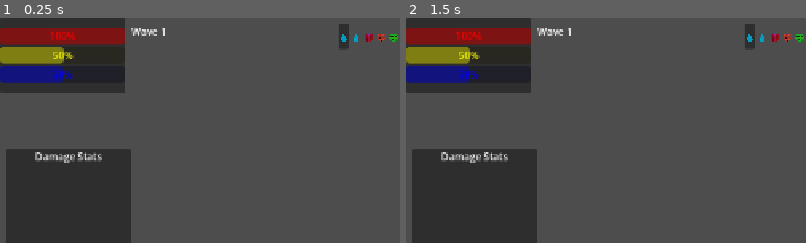
Above: before the commit, frames 1-2 (left to right).
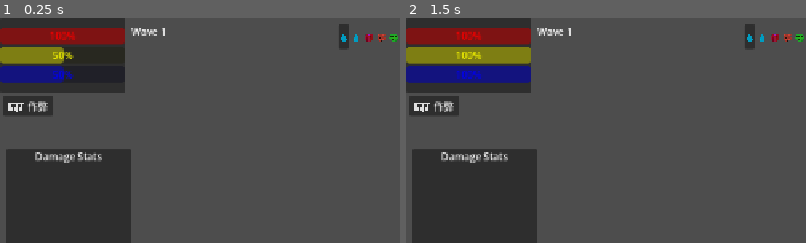
Above: after the commit, the same moments.

Repository: seekerzz/tower-html
Game: Godot game, scene res://src/Scenes/UI/MainGUI.tscn
Two runs of this game, one before a commit and one after it. Both use one fixed random seed, a clock stepped at 60 frames per second and the inputs below. The project has no main scene, so this scene is started directly.
Inputs (mouse positions are % of the whole screen's width and height, from its top left):
- Up to frame 1 (0.25 s): no input
- Up to frame 2 (1.5 s): click (4, 20) at 0.5 s, where only the run after the commit has a clickable "🛠️ 作弊"; tap Enter at 1.25 s; move the mouse to (72, 45) at 1.27 s; hold Right (ui_right) from 1.28 s (still down); hold Tab (ui_focus_next) from 1.28 s (still down); click (72, 45) at 1.42 s
The pictures show only the part of the screen within x 0-50%, y 0-50%; the shares and areas given below are measured in that part.

The runs differ from the first frame. In frame 1, 1.0% of the frame differs, in the area x 0-14%, y 34-44%; in frame 2, 3.4%, in the area x 0-32%, y 12-44%.

Commit message:
feat: Add cheat function and debug button - Added `activate_cheat()` to `GameManager` to boost resources. - Added "🛠️ 作弊" button to `MainGUI` panel. - Added F1 shortcut to trigger cheat. - Verified with standalone test script.

Diff:
--- a/src/Autoload/GameManager.gd
+++ b/src/Autoload/GameManager.gd
@@ -89,5 +89,15 @@
 	gold += amount
 	resource_changed.emit()
 
+func activate_cheat():
+	gold += 1000
+	food = max_food
+	mana = max_mana
+
+	for key in materials:
+		materials[key] = 99
+
+	resource_changed.emit()
+
 func spawn_floating_text(pos: Vector2, value: String, color: Color):
 	ftext_spawn_requested.emit(pos, value, color)
--- a/src/Scenes/UI/MainGUI.tscn
+++ b/src/Scenes/UI/MainGUI.tscn
@@ -49,6 +49,15 @@
 offset_bottom = 33.0
 text = "Wave 1"
 
+[node name="DebugButton" type="Button" parent="Panel"]
+layout_mode = 0
+offset_left = 5.0
+offset_top = 125.0
+offset_right = 85.0
+offset_bottom = 156.0
+focus_mode = 0
+text = "🛠️ 作弊"
+
 [node name="WaveTimeline" type="HBoxContainer" parent="."]
 layout_mode = 1
 anchors_preset = 5
--- a/src/Scripts/UI/MainGUI.gd
+++ b/src/Scripts/UI/MainGUI.gd
@@ -4,6 +4,7 @@
 @onready var food_bar = $Panel/VBoxContainer/FoodBar
 @onready var mana_bar = $Panel/VBoxContainer/ManaBar
 @onready var wave_label = $Panel/WaveLabel
+@onready var debug_button = $Panel/DebugButton
 @onready var wave_timeline = $WaveTimeline
 @onready var stats_container = $DamageStats/ScrollContainer/VBoxContainer
 @onready var damage_stats_panel = $DamageStats
@@ -28,12 +29,21 @@
 
 	stats_header.gui_input.connect(_on_stats_header_input)
 
+	if debug_button:
+		debug_button.pressed.connect(_on_debug_button_pressed)
+
 	update_ui()
 	update_timeline()
 
 func _process(delta):
 	if last_sort_time > 0:
 		last_sort_time -= delta
+
+func _input(event):
+	if event.is_action_pressed("ui_focus_next"): # Default F1 mapping often varies, but let's check scancode or specific action if defined
+		pass
+	if event is InputEventKey and event.pressed and event.keycode == KEY_F1:
+		GameManager.activate_cheat()
 
 func update_ui():
 	hp_bar.value = (GameManager.core_health / GameManager.max_core_health) * 100
@@ -178,3 +188,6 @@
 	# The ref code: game.damageStats = {}; in startWave.
 	# So I should clear it in start_wave via update_ui logic or separate handler.
 	pass
+
+func _on_debug_button_pressed():
+	GameManager.activate_cheat()
